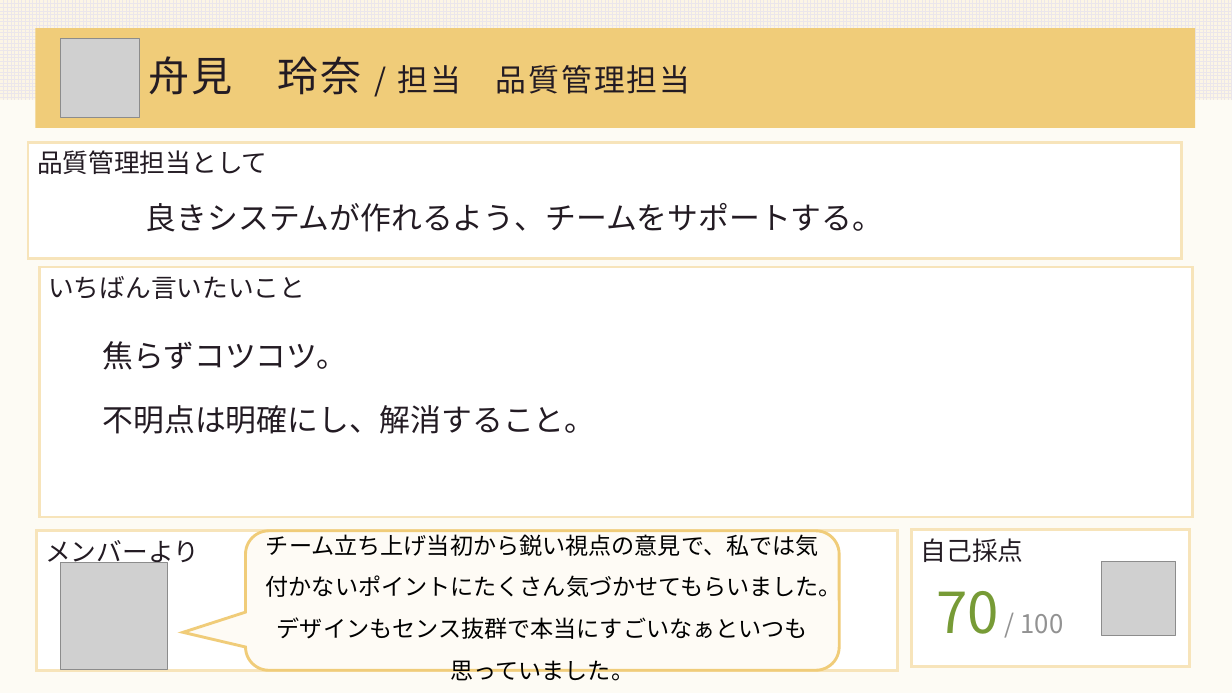
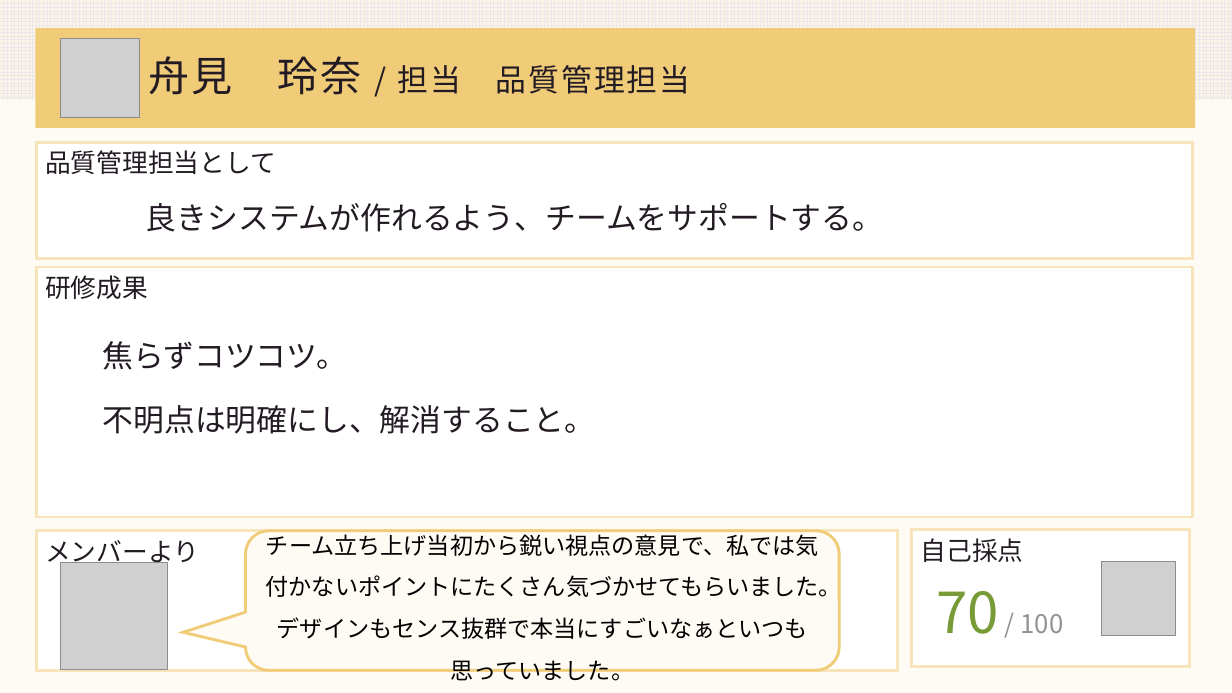
Before and after one commit to DOJO-2021/A-4, a slide deck: slide 22 of documents/worldMap発表資料改良.pptx. Drawn at 1232x693 pixels with LibreOffice and Linux fonts; fonts in the diff are those of the drawing; grey boxes stand for pictures. Boxes give left, top, right and bottom in pixels: in the first picture for what was removed or moved away, otherwise in the second. Text is boxed around its words. In the diff, an @@ line names an element or a change of style, - is before the commit and + after.

```diff
--- a/documents/worldMap発表資料改良.pptx
+++ b/documents/worldMap発表資料改良.pptx
@@ rectangle "品質管理担当として": place and size @@
-rectangle "品質管理担当として" at <box>28,142,1181,259</box>
+rectangle "品質管理担当として" at <box>36,142,1193,259</box>
@@ text in rectangle at <box>45,275,148,299</box>: text changed @@
-いちばん言いたいこと
+研修成果
```
Also in this commit, not shown: 6 other slides changed, 2 slides added, 1 slide removed.
